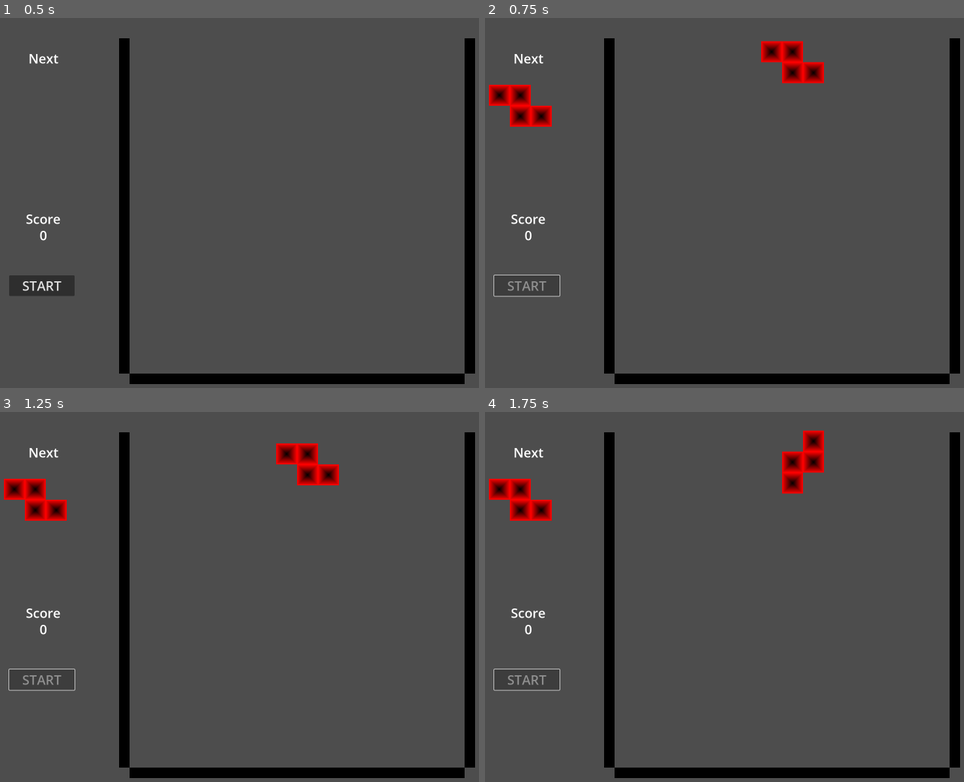
Above: before the commit, frames 1-4 (two rows, left to right).
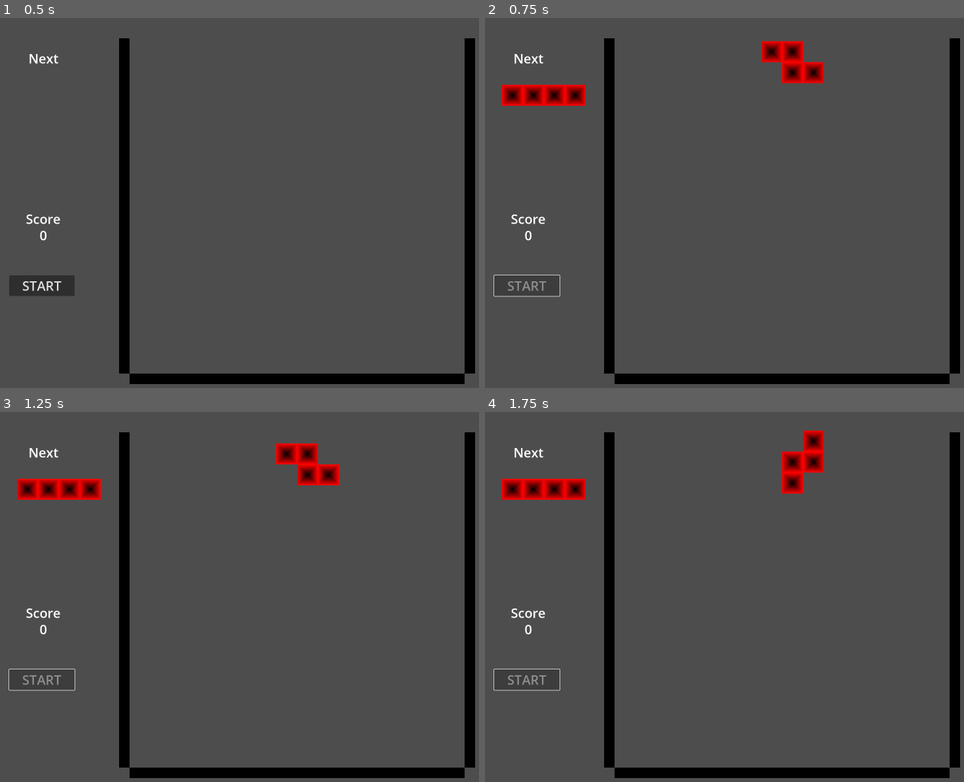
Above: after the commit, the same moments.

Repository: tmielcarz/godot-tetris
Game: Godot game, scene res://main.tscn
Same seed, same stepped clock (60 frames per second), same inputs: the game is played once before the commit and once after it.
Inputs:
- Up to frame 1 (0.5 s): no input
- Up to frame 2 (0.75 s): click "START" at 0.5 s
- Up to frame 3 (1.25 s): no input
- Up to frame 4 (1.75 s): hold Right (move_right) from 1.28 s (still down); tap Up (rotate) at 1.35 s

Frame 1 is identical in both runs. In frame 2, 1.5% of the frame differs, in the area x 0-22%, y 18-30%; in frame 3, 1.5%; in frame 4, 1.5%.

Commit message:
pause

Diff:
--- a/blocks/abstract_block.gd
+++ b/blocks/abstract_block.gd
@@ -1,8 +1,10 @@
 extends Node2D
 
-var speed = 50
+var speed
 
 var locked = false
+
+var paused = false
 
 var left_side = []
 var right_side = []
@@ -16,7 +18,7 @@
 
 # Called every frame. 'delta' is the elapsed time since the previous frame.
 func _process(delta):
-	if !locked:
+	if !locked && !paused:
 		var velocity = Vector2.ZERO
 
 		var actual_speed = speed
--- a/board.gd
+++ b/board.gd
@@ -5,28 +5,34 @@
 @export var z_block_left: PackedScene
 @export var i_block: PackedScene
 
-var blocks = []
+var blocks = {}
+
+var current_speed
 
 var current_block
 
-var next_block
+var next_block_id
 
-var locked_segments = []
+var locked_segments
 
 signal line_removed
 
+signal next_block_drawed(block_name)
+
 # Called when the node enters the scene tree for the first time.
 func _ready():
-	blocks.append(l_block_left)
-	blocks.append(z_block_left)
-	blocks.append(i_block)
+	blocks[0] = l_block_left
+	blocks[1] = z_block_left
+	blocks[2] = i_block
 
 func start_level():
+	current_speed = 50
 	_prepare_locked_segments()
-	_create_new_block()
-	_activate_next_block()
+	_draw_next_block()
+	_activate_current_block()
 
 func _prepare_locked_segments():
+	locked_segments = []
 	for i in range(16):
 		locked_segments.append([])
 		for j in range(16):
@@ -47,6 +53,7 @@
 		if count == 16:
 			_remove_filled_line(i)
 			line_removed.emit() # TODO dodac punkty, wywolac animacje
+			current_speed += 10
 
 func _move_locked_segments(line):
 	var found = false
@@ -78,27 +85,17 @@
 		remove_child(locked_segments[j][line])
 		locked_segments[j][line] = null
 
-func _print_locked_segments():
-	print("---")
-	for i in range(16, 0, -1):
-		var line = ""
-		for j in range(16):
-			var value = "1 " if locked_segments[j][i - 1] != null else "0 "
-			line += value
-		print(line)
-
-func _activate_next_block():
-	current_block = next_block
+func _activate_current_block():
+	current_block = blocks[next_block_id].instantiate()
 	current_block.position = Vector2(32, -992)
 	current_block.connect("block_locked", _on_block_locked)
-	current_block.locked = false
-	_create_new_block()
+	current_block.speed = current_speed
+	add_child(current_block)
+	_draw_next_block()
 
-func _create_new_block():
-	next_block = blocks[randi_range(0, blocks.size() - 1)].instantiate()
-	next_block.position = Vector2(-800, -850)
-	next_block.locked = true
-	add_child(next_block)
+func _draw_next_block():
+	next_block_id = randi_range(0, blocks.size() - 1)
+	next_block_drawed.emit(blocks[next_block_id]._bundled.names[0])
 
 func _on_block_locked():
 	for segment in current_block.segments:
@@ -112,11 +109,14 @@
 
 	_check_locked_segments()
 	while _update_board(): pass
-	# _print_locked_segments()
 
 	# TODO wyzwalane sygnalem po zakonczeniu animacji
-	_activate_next_block()
+	_activate_current_block()
 
 # Called every frame. 'delta' is the elapsed time since the previous frame.
 func _process(_delta):
 	pass
+
+func _on_main_game_paused_change(state):
+	if current_block != null:
+		current_block.paused = state
--- a/hud.gd
+++ b/hud.gd
@@ -2,10 +2,20 @@
 
 signal start_game
 
+@export var l_block_left: PackedScene
+@export var z_block_left: PackedScene
+@export var i_block: PackedScene
+
+var blocks = {}
+
+var next_block
+
 # Called when the node enters the scene tree for the first time.
 func _ready():
-	pass # Replace with function body.
-
+	blocks[l_block_left._bundled.names[0]] = l_block_left
+	blocks[z_block_left._bundled.names[0]] = z_block_left
+	blocks[i_block._bundled.names[0]] = i_block
+	$PauseLabel.hide()
 
 # Called every frame. 'delta' is the elapsed time since the previous frame.
 func _process(delta):
@@ -17,3 +27,18 @@
 func _on_start_button_pressed():
 	$StartButton.disabled = true
 	start_game.emit()
+
+func _on_board_next_block_drawed(block_name):
+	if next_block != null:
+		remove_child(next_block)
+
+	next_block = blocks[block_name].instantiate()
+	next_block.position = Vector2(240, 250)
+	next_block.locked = true
+	add_child(next_block)
+
+func _on_main_game_paused_change(state):
+	if state:
+		$PauseLabel.show()
+	else:
+		$PauseLabel.hide()
--- a/hud.tscn
+++ b/hud.tscn
@@ -1,9 +1,15 @@
-[gd_scene load_steps=2 format=3 uid="uid://co2wsjk020yrv"]
+[gd_scene load_steps=5 format=3 uid="uid://co2wsjk020yrv"]
 
 [ext_resource type="Script" path="res://hud.gd" id="1_1dae4"]
+[ext_resource type="PackedScene" uid="uid://d3lxiec8frvuy" path="res://blocks/l_block_left.tscn" id="2_o780w"]
+[ext_resource type="PackedScene" uid="uid://bscjijut321pq" path="res://blocks/z_block_left.tscn" id="3_ic87h"]
+[ext_resource type="PackedScene" uid="uid://m2x4umobuv65" path="res://blocks/i_block.tscn" id="4_v14l5"]
 
 [node name="HUD" type="CanvasLayer"]
 script = ExtResource("1_1dae4")
+l_block_left = ExtResource("2_o780w")
+z_block_left = ExtResource("3_ic87h")
+i_block = ExtResource("4_v14l5")
 
 [node name="ScoreLabel" type="Label" parent="."]
 offset_top = 600.0
@@ -37,4 +43,12 @@
 theme_override_font_sizes/font_size = 40
 text = "START"
 
+[node name="PauseLabel" type="Label" parent="."]
+offset_top = 1000.0
+offset_right = 450.0
+offset_bottom = 1058.0
+theme_override_font_sizes/font_size = 40
+text = "PAUSED"
+horizontal_alignment = 1
+
 [connection signal="pressed" from="StartButton" to="." method="_on_start_button_pressed"]
--- a/main.gd
+++ b/main.gd
@@ -1,15 +1,20 @@
 extends Node2D
 
+var game_paused = false
+
 var score = 0
+
+signal game_paused_change(state)
 
 # Called when the node enters the scene tree for the first time.
 func _ready():
 	pass # Replace with function body.
 
-
 # Called every frame. 'delta' is the elapsed time since the previous frame.
-func _process(delta):
-	pass
+func _process(_delta):
+	if Input.is_action_just_pressed("pause"):
+		game_paused = !game_paused
+		game_paused_change.emit(game_paused)
 
 func _on_board_line_removed():
 	score += 1
--- a/main.tscn
+++ b/main.tscn
@@ -12,5 +12,8 @@
 
 [node name="HUD" parent="." instance=ExtResource("2_gjj28")]
 
+[connection signal="game_paused_change" from="." to="Board" method="_on_main_game_paused_change"]
+[connection signal="game_paused_change" from="." to="HUD" method="_on_main_game_paused_change"]
 [connection signal="line_removed" from="Board" to="." method="_on_board_line_removed"]
+[connection signal="next_block_drawed" from="Board" to="HUD" method="_on_board_next_block_drawed"]
 [connection signal="start_game" from="HUD" to="." method="_on_hud_start_game"]
--- a/project.godot
+++ b/project.godot
@@ -43,7 +43,7 @@
 "events": [Object(InputEventKey,"resource_local_to_scene":false,"resource_name":"","device":-1,"window_id":0,"alt_press …(182 unchanged characters)…
 ]
 }
-debug={
+pause={
 "deadzone": 0.5,
 "events": [Object(InputEventKey,"resource_local_to_scene":false,"resource_name":"","device":-1,"window_id":0,"alt_pressed":false,"shift_pressed":false,"ctrl_pressed":false,"meta_pressed":false,"pressed":false,"keycode":0,"physical_keycode":32,"key_label":0,"unicode":32,"echo":false,"script":null)
 ]
